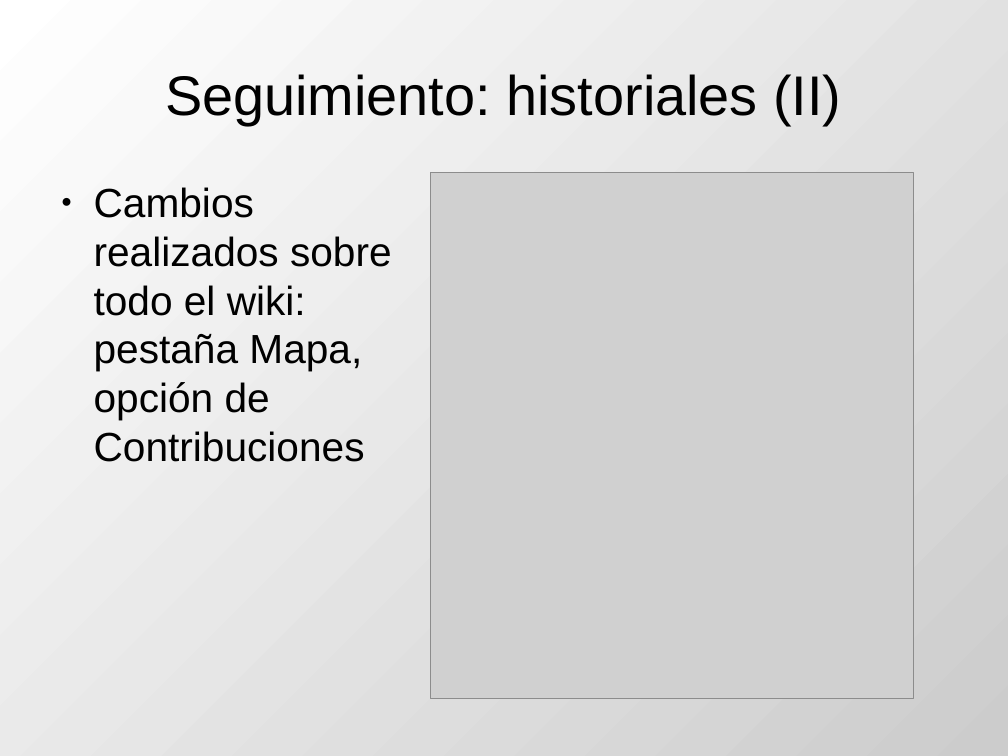
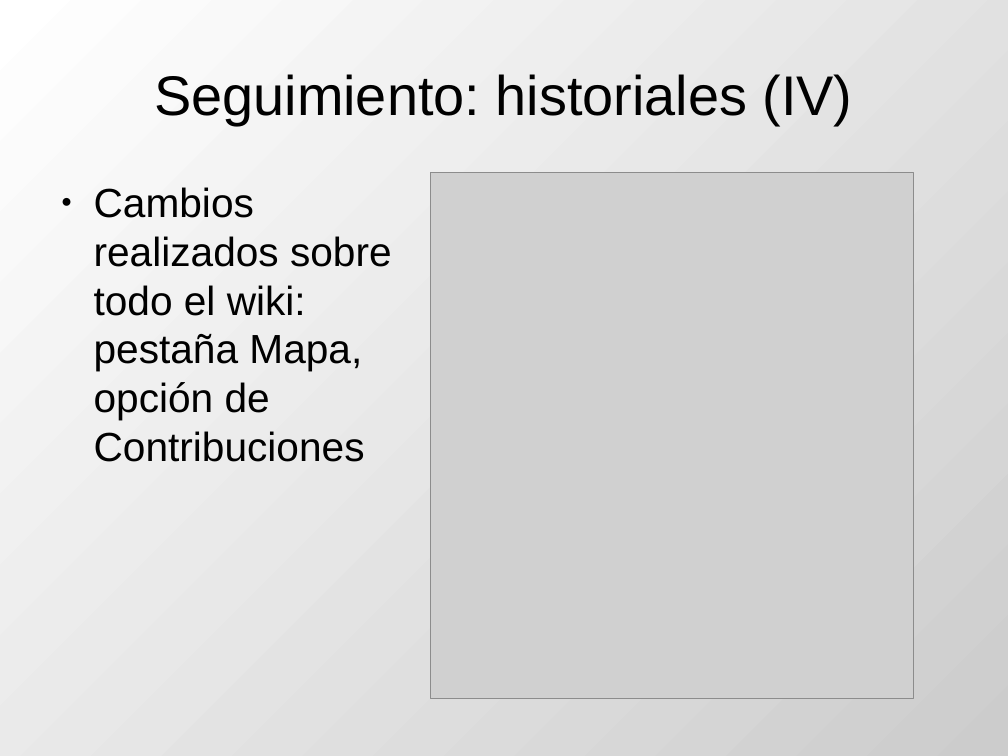
Before and after one commit to DrPantera/wikis4education, a slide deck: slide 18 of uca-2013_07/tema-3-WikisEnMoodle.odp (slide 20 before the commit). Drawn at 1008x756 pixels with LibreOffice and Linux fonts; fonts in the diff are those of the drawing; grey boxes stand for pictures. Boxes give left, top, right and bottom in pixels: in the first picture for what was removed or moved away, otherwise in the second. Text is boxed around its words. In the diff, an @@ line names an element or a change of style, - is before the commit and + after.

```diff
--- a/uca-2013_07/tema-3-WikisEnMoodle.odp
+++ b/uca-2013_07/tema-3-WikisEnMoodle.odp
@@ title at bbox=[154, 74, 852, 125]: text changed @@
-Seguimiento: historiales (II)
+Seguimiento: historiales (IV)
```
Also in this commit, not shown: 4 other slides changed, 3 slides added, 2 other files.
